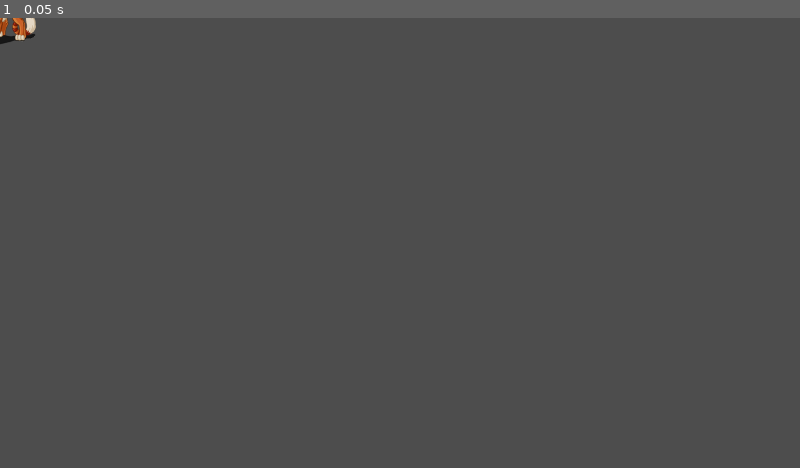
Above: before the commit, frame 1.
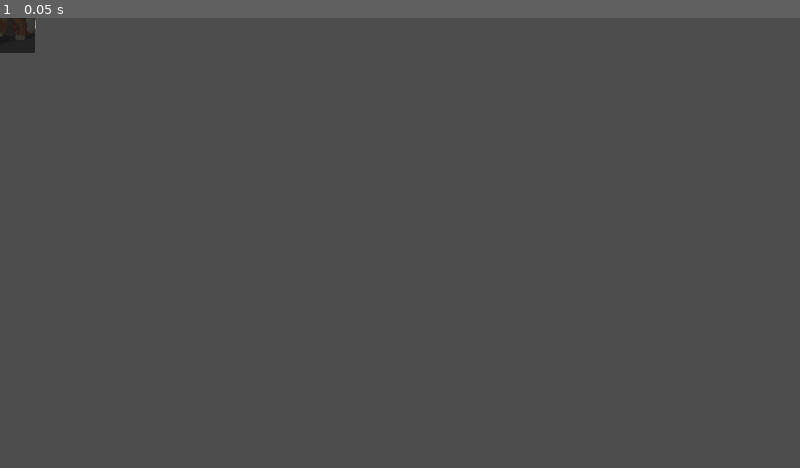
Above: after the commit, the same moment.

Repository: AzzaamNasir/MH-Battle-System
Game: Godot game, scene res://Minions/Scenes/Tigertan.tscn
The game is run twice, just before and just after one commit, with the same random seed, the same clock (stepped at 60 frames per second) and the same inputs. This scene is started directly instead of the project's main scene.
Inputs:
- Up to frame 1 (0.05 s): no input

The runs differ from the first frame. In frame 1, 0.3% of the frame differs, in the area x 0-5%, y 0-8%.

Commit message:
10th May 2024 9:30 PM
Claw does technically work now, but it cant actually select yet

Diff:
--- a/Arena.tscn
+++ b/Arena.tscn
@@ -78,3 +78,5 @@
 minions = SubResource("Resource_l3wp8")
 
 [node name="ComponentManager" type="Node" parent="."]
+
+[node name="Communicator" type="Node" parent="."]
--- a/FightController.gd
+++ b/FightController.gd
@@ -1,6 +1,7 @@
 extends Node2D
 
 var turnOrder : Array[MinionData]
+var selection : Callable = Callable(self,"_select")
 # Called when the node enters the scene tree for the first time.
 func _ready():
 	$MinionSelector.connect("play_pressed",_start)
@@ -16,7 +17,10 @@
 		get_node("L_Minions/L" + str(k)).add_child(min) #INsert the loaded minion to the scene
 		k+=1
 		min.minionData = min.minionData.duplicate() #Duplicate the minion data so it can be edited individually
+		min.set_meta("Team",1)
 		turnOrder.append(min.minionData) #Store the UNIQUE reference to an array which we will use to determin the turn order
+		min.SelectionTime.connect(selection)
+		min.select_attempt.connect(_attempt)
 		await min #Wait for the minion to load
 
 	k=1
@@ -27,6 +31,9 @@
 		k+=1
 		min.minionData = min.minionData.duplicate()
 		turnOrder.append(min.minionData)
+		min.set_meta("Team",2)
+		min.SelectionTime.connect(selection)
+		min.select_attempt.connect(_attempt)
 		await min
 
 	#Now we determine the turn order using bubble sort
@@ -40,3 +47,13 @@
 				break
 
 	turnOrder.reverse()#This will mak turn order go from highest speed to lowest speed
+
+func _select(minion : Node2D, move : MoveData):
+	for effect : MoveEffects in  move.effects:
+		if effect.override_properties:
+			print("Ok we are in")
+			SelectionManager.activateSelectMode(minion,effect)
+
+func _attempt(minion : Node2D):
+	SelectionManager.attempting = 1
+	SelectionManager.attemptor = minion
--- a/Minions/Resources/Tazorback.tres
+++ b/Minions/Resources/Tazorback.tres
@@ -1,7 +1,10 @@
-[gd_resource type="Resource" script_class="MinionData" load_steps=3 format=3 uid="uid://cmx4gjcnv8ylt"]
+[gd_resource type="Resource" script_class="MinionData" load_steps=6 format=3 uid="uid://cmx4gjcnv8ylt"]
 
+[ext_resource type="Resource" uid="uid://uo7tjov1ewe0" path="res://Moves/Resources/Claw.tres" id="1_8rtg5"]
 [ext_resource type="Script" path="res://Minions/MinionData.gd" id="1_c01o1"]
 [ext_resource type="Texture2D" uid="uid://bma6a74q7ab4b" path="res://Minions/Sprites/Tazorback.png" id="2_mmcrv"]
+[ext_resource type="Resource" uid="uid://c5kie1ssct2sc" path="res://Moves/Resources/Burn.tres" id="2_xgjkc"]
+[ext_resource type="Resource" uid="uid://cuj5bigx8n5to" path="res://Moves/Resources/FireRam.tres" id="3_gda72"]
 
 [resource]
 resource_local_to_scene = true
@@ -14,6 +17,6 @@
 atk = 0
 healing = 0
 speed = 100
-type1 = 0
-type2 = 0
-MinionMoves = Array[Resource("res://Moves/MoveData.gd")]([])
+type1 = 7
+type2 = 8
+MinionMoves = Array[Resource("res://Moves/MoveData.gd")]([ExtResource("1_8rtg5"), ExtResource("2_xgjkc"), ExtResource("3_gda72")])
--- a/Minions/Scenes/Tazorback.tscn
+++ b/Minions/Scenes/Tazorback.tscn
@@ -12,3 +12,20 @@
 [node name="Sprite" type="Sprite2D" parent="."]
 
 [node name="SelectMenu" parent="." instance=ExtResource("7_1twlf")]
+
+[node name="Control" type="PanelContainer" parent="."]
+anchors_preset = 8
+anchor_left = 0.5
+anchor_top = 0.5
+anchor_right = 0.5
+anchor_bottom = 0.5
+offset_left = -54.0
+offset_top = -56.0
+offset_right = 56.0
+offset_bottom = 56.0
+grow_horizontal = 2
+grow_vertical = 2
+
+[node name="ClickDetector" type="Button" parent="Control"]
+unique_name_in_owner = true
+layout_mode = 2
--- a/Minions/Scenes/Tigertan.tscn
+++ b/Minions/Scenes/Tigertan.tscn
@@ -1,8 +1,9 @@
-[gd_scene load_steps=4 format=3 uid="uid://dcf3n0lefmmyl"]
+[gd_scene load_steps=5 format=3 uid="uid://dcf3n0lefmmyl"]
 
 [ext_resource type="Script" path="res://Minions/Minion.gd" id="1_sx2o3"]
 [ext_resource type="Resource" uid="uid://c7uxwebsxbcsp" path="res://Minions/Resources/Tigertan.tres" id="2_7y1rd"]
 [ext_resource type="PackedScene" uid="uid://cec8c5m8yc1y6" path="res://UI/MoveSelector.tscn" id="3_uq0cv"]
+[ext_resource type="Texture2D" uid="uid://ch2ibbwbr268t" path="res://Minions/Sprites/Frostag.png" id="3_ws28m"]
 
 [node name="Tigertan" type="Node2D" node_paths=PackedStringArray("SelectMenu")]
 script = ExtResource("1_sx2o3")
@@ -10,5 +11,23 @@
 SelectMenu = NodePath("SelectMenu")
 
 [node name="Sprite" type="Sprite2D" parent="."]
+texture = ExtResource("3_ws28m")
 
 [node name="SelectMenu" parent="." instance=ExtResource("3_uq0cv")]
+
+[node name="Control" type="PanelContainer" parent="."]
+anchors_preset = 8
+anchor_left = 0.5
+anchor_top = 0.5
+anchor_right = 0.5
+anchor_bottom = 0.5
+offset_left = -54.0
+offset_top = -56.0
+offset_right = 56.0
+offset_bottom = 56.0
+grow_horizontal = 2
+grow_vertical = 2
+
+[node name="ClickDetector" type="Button" parent="Control"]
+unique_name_in_owner = true
+layout_mode = 2
--- a/Minions/minion.gd
+++ b/Minions/minion.gd
@@ -3,11 +3,24 @@
 @export var minionData : MinionData
 @export var SelectMenu : Control
 
+signal select_attempt(minion)
+signal SelectionTime(minion ,move : MoveData)
+@onready var sprite: Sprite2D = $Sprite
+@onready var click_detector: Button = %ClickDetector
+
 var moveUsed : Callable = Callable(self, "_calc_move_stats")
 
 func _ready() -> void:
+	click_detector.pressed.connect(Callable(self,"_on_click").bind(click_detector))
+	click_detector.size = sprite.get_rect().size
 	$Sprite.texture = minionData.sprite
 	SelectMenu.moveUsed.connect(moveUsed)
 
-func _calc_move_stats(move):
-	pass#We need to calculate and relay the final dmg to the fight controller
+func _on_click(button : Button):
+	if SelectionManager.selectMode:
+		emit_signal("select_attempt",self)
+
+func _calc_move_stats(move : MoveData):
+	click_detector.get_parent().show()
+	print_debug("yep")
+	emit_signal("SelectionTime",self,move)#We need to calculate and relay the final dmg to the fight controller
--- a/Moves/Resources/FireRam.tres
+++ b/Moves/Resources/FireRam.tres
@@ -8,12 +8,12 @@
 script = ExtResource("1_6jk7v")
 accuracy = 100
 type = 0
-targetNo = 3
+targetNo = 2
 targetSelector = 1
 target = 0
 doOvertime = false
 override_properties = true
-dmg = Vector2(20, 20)
+dmg = null
 
 [sub_resource type="Resource" id="Resource_65jab"]
 script = ExtResource("1_6jk7v")
@@ -24,7 +24,7 @@
 target = 0
 doOvertime = true
 override_properties = false
-dmg = Vector2(5, 55)
+dmg = null
 turnDuration = 3
 
 [resource]
--- a/UI/MoveSelector.gd
+++ b/UI/MoveSelector.gd
@@ -21,21 +21,20 @@
 	minMoveList = owner.minionData.MinionMoves
 	for i in len(minMoveList):
 		setProperties.bind(get("button"+str(i+1)),minMoveList[i]).call()
-	self.connect("moveUsed",_on_move_used)
 
 #region Setting Up The Buttons
 	if button1.has_meta("Move"):
-		button1.connect("pressed",buttonPressed.bind(button1.get_meta("Move")))
+		button1.pressed.connect(buttonPressed.bind(button1.get_meta("Move")))
 	if button2.has_meta("Move"):
-		button2.connect("pressed",buttonPressed.bind(button2.get_meta("Move")))
+		button2.pressed.connect(buttonPressed.bind(button2.get_meta("Move")))
 	if button3.has_meta("Move"):
-		button3.connect("pressed",buttonPressed.bind(button3.get_meta("Move")))
+		button3.pressed.connect(buttonPressed.bind(button3.get_meta("Move")))
 	if button4.has_meta("Move"):
-		button4.connect("pressed",buttonPressed.bind(button4.get_meta("Move")))
+		button4.pressed.connect(buttonPressed.bind(button4.get_meta("Move")))
 	if button5.has_meta("Move"):
-		button5.connect("pressed",buttonPressed.bind(button5.get_meta("Move")))
+		button5.pressed.connect(buttonPressed.bind(button5.get_meta("Move")))
 	if button6.has_meta("Move"):
-		button6.connect("pressed",buttonPressed.bind(button6.get_meta("Move")))
+		button6.pressed.connect(buttonPressed.bind(button6.get_meta("Move")))
 #endregion
 
 func _set_button_properties(button : TextureButton,move : MoveData):
@@ -44,17 +43,8 @@
 
 #This will relay the signal from this to the minion
 func _on_move_used(move):
+	hide()
 	emit_signal("moveUsed",move)
-
-func _on_select_time(moveEff : Array[MoveEffects]):
-	var target
-	var target_no
-	var select_type
-	for effect:MoveEffects in moveEff:
-		if effect.override_properties:
-			target_no = effect.targetNo
-			target = effect.target
-			select_type = effect.targetSelector
 
 #Just used for relaying signal to The MoveSelector Scene from the button
 func _pressed(move : MoveData):
--- a/UI/MoveSelector.tscn
+++ b/UI/MoveSelector.tscn
@@ -106,6 +106,7 @@
 size_flags_horizontal = 2
 
 [node name="ReferenceRect" type="ReferenceRect" parent="."]
+visible = false
 layout_mode = 0
 offset_left = 64.0
 offset_top = -160.0
--- a/project.godot
+++ b/project.godot
@@ -25,11 +25,14 @@
 config/features=PackedStringArray("4.2", "GL Compatibility")
 config/icon="res://icon.svg"
 
+[autoload]
+
+SelectionManager="*res://selection_manager.gd"
+
 [display]
 
 window/size/viewport_width=1280
 window/size/viewport_height=720
-window/size/always_on_top=true
 window/stretch/mode="canvas_items"
 window/stretch/aspect="expand"
 window/vsync/vsync_mode=0
--- /dev/null
+++ b/selection_manager.gd
@@ -0,0 +1,39 @@
+extends Node
+
+var targeter
+var selectMode : bool = false
+var target : int
+var targetChooser : int
+var targetNo : int
+var targets_to_get : int:
+	set(new_val):
+		targets_to_get = new_val
+		if new_val == 0:
+			print("Damage time")
+var attempting
+var attemptor : Node2D = null
+
+enum targetSelectors{
+	Player,
+	Random,
+	All
+}
+
+enum targetType{
+	Enemy,
+	Ally,
+	Self
+}
+
+func activateSelectMode(minion, effect : MoveEffects):
+	targeter = minion
+	target = effect.target
+	targetChooser = effect.targetSelector
+	targetNo = effect.targetNo
+	selectMode = true
+	targets_to_get = targetNo
+
+func _process(delta: float) -> void:
+	if attempting:
+		if attemptor.get_meta("Team") != targeter.get_meta("Team"):
+			targets_to_get -= 1
